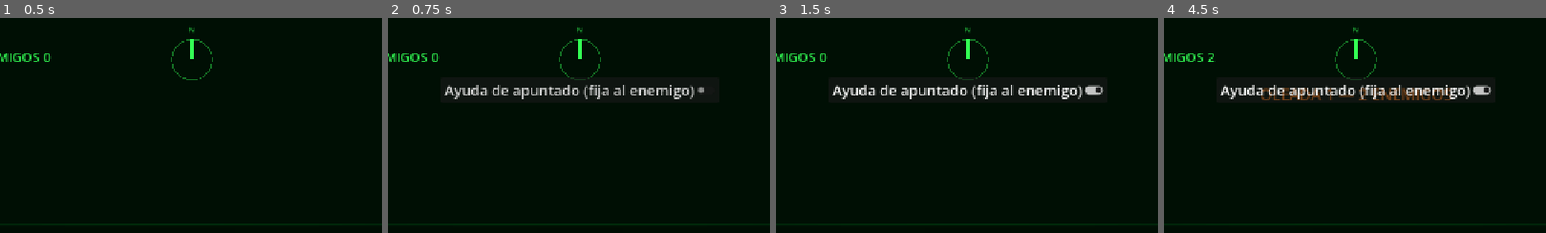
Above: before the commit, frames 1-4 (left to right).
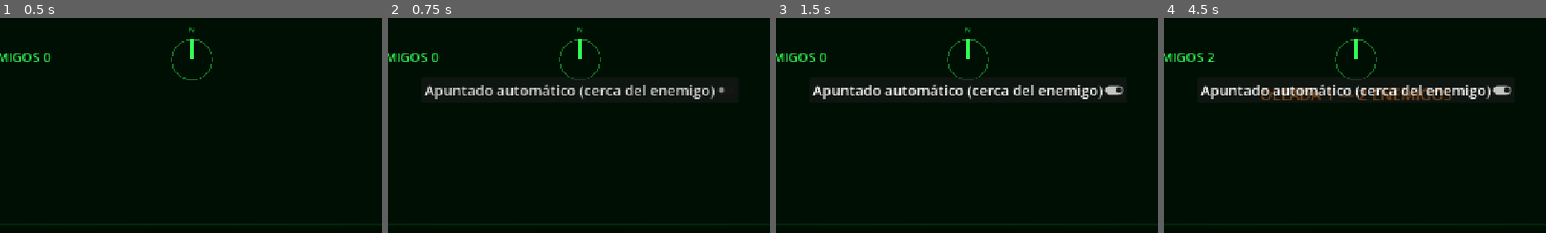
Above: after the commit, the same moments.

Repository: pabloprietorecio-afk/Tank-Ahead
Game: Godot game, scene res://levels/arena.tscn
Same seed, same stepped clock (60 frames per second), same inputs: the game is played once before the commit and once after it.
Inputs (mouse positions are % of the whole screen's width and height, from its top left):
- Up to frame 1 (0.5 s): no input
- Up to frame 2 (0.75 s): click "⚙" at 0.5 s
- Up to frame 3 (1.5 s): click (50, 17) at 1.25 s, where only the run before the commit has a clickable "Ayuda de apuntado (fija al en…"
- Up to frame 4 (4.5 s): click (50, 17) at 2 s, where only the run after the commit has a clickable "Apuntado automático (cerca de…"; click "⚙" at 2.75 s; click "⚙" at 3.5 s; click (50, 17) at 4.25 s, where only the run before the commit has a clickable "Ayuda de apuntado (fija al en…"
The pictures show only the part of the screen within x 25-75%, y 0-50%; the shares and areas given below are measured in that part.

Frame 1 is identical in both runs. In frame 2, 2.4% of the frame differs, in the area x 9-89%, y 30-38%; in frame 3, 2.7%, in the area x 9-91%, y 30-38%; in frame 4, 2.7%.

Commit message:
Radar y apuntado automático más claro
Co-Authored-By: Claude Sonnet 5.5 <noreply@anthropic.com>
Claude-Session: https://claude.ai/code/session_01Fzr3mX8kpwaJpVnrCyTFkb

Diff:
--- a/entities/player/player_input_source.gd
+++ b/entities/player/player_input_source.gd
@@ -3,7 +3,7 @@
 ## Traduce los controles táctiles en órdenes para el tanque.
 ## Incluye la ayuda de apuntado opcional.
 
-const LOCK_CONE: float = deg_to_rad(4.0)
+const LOCK_CONE: float = deg_to_rad(6.0)
 const LOCK_RANGE: float = 140.0
 ## Arrastre (px en un frame) a partir del cual el jugador recupera el control de la torreta.
 const BREAK_LOCK_PIXELS: float = 5.0
--- a/levels/arena.gd
+++ b/levels/arena.gd
@@ -123,6 +123,12 @@
 	_hud.director = _director
 	layer.add_child(_hud)
 
+	var radar := Radar.new()
+	radar.player = _player
+	radar.set_anchors_and_offsets_preset(Control.PRESET_TOP_RIGHT)
+	radar.position = Vector2(get_viewport().get_visible_rect().size.x - 204.0, 110.0)
+	layer.add_child(radar)
+
 	var input_source := PlayerInputSource.new()
 	input_source.tank = _player
 	input_source.touch = touch
--- a/ui/hud/hud.gd
+++ b/ui/hud/hud.gd
@@ -58,7 +58,7 @@
 	var box := VBoxContainer.new()
 	box.add_theme_constant_override("separation", 14)
 	_panel.add_child(box)
-	box.add_child(_make_toggle("Ayuda de apuntado (fija al enemigo)", GameSettings.aim_assist, func(on: bool) -> void:
+	box.add_child(_make_toggle("Apuntado automático (cerca del enemigo)", GameSettings.aim_assist, func(on: bool) -> void:
 		GameSettings.aim_assist = on
 		GameSettings.save()))
 	add_child(_panel)
@@ -122,6 +122,8 @@
 	draw_line(center + Vector2(0.0, 6.0), center + Vector2(0.0, 18.0), reticle, 2.0)
 	if tank == null:
 		return
+	if tank.aim_lock != null:
+		draw_string(ThemeDB.fallback_font, center + Vector2(-52.0, -34.0), "BLANCO FIJADO", HORIZONTAL_ALIGNMENT_LEFT, -1.0, 16, VectorMaterials.ORANGE)
 	# Barra de recarga bajo la retícula
 	var ready_fraction: float = tank.weapon.ready_fraction()
 	var bar_color: Color = green if ready_fraction >= 1.0 else VectorMaterials.ORANGE
--- /dev/null
+++ b/ui/hud/radar.gd
@@ -0,0 +1,52 @@
+class_name Radar
+extends Control
+## Radar circular. Arriba = hacia donde mira la torreta (la vista del jugador).
+## No conoce ningún tipo de enemigo: dibuja todo nodo Node3D del grupo "enemies".
+
+const RADIUS: float = 90.0
+const RANGE: float = 150.0
+const SWEEP_PERIOD: float = 2.5
+
+@export var player: Tank
+
+var _time: float = 0.0
+
+
+func _ready() -> void:
+	mouse_filter = Control.MOUSE_FILTER_IGNORE
+	custom_minimum_size = Vector2.ONE * RADIUS * 2.0 + Vector2(8.0, 8.0)
+	size = custom_minimum_size
+
+
+func _process(delta: float) -> void:
+	_time += delta
+	queue_redraw()
+
+
+func _draw() -> void:
+	var c := Vector2(RADIUS + 4.0, RADIUS + 4.0)
+	var green: Color = VectorMaterials.GREEN
+	draw_circle(c, RADIUS, Color(0.0, 0.12, 0.03, 0.55))
+	draw_arc(c, RADIUS, 0.0, TAU, 48, Color(green, 0.7), 2.0)
+	draw_arc(c, RADIUS * 0.5, 0.0, TAU, 32, Color(green, 0.25), 1.0)
+	draw_line(c + Vector2(-RADIUS, 0.0), c + Vector2(RADIUS, 0.0), Color(green, 0.2), 1.0)
+	draw_line(c + Vector2(0.0, -RADIUS), c + Vector2(0.0, RADIUS), Color(green, 0.2), 1.0)
+	var sweep: float = fmod(_time / SWEEP_PERIOD, 1.0) * TAU
+	draw_line(c, c + Vector2(sin(sweep), -cos(sweep)) * RADIUS, Color(green, 0.35), 2.0)
+	draw_colored_polygon(PackedVector2Array([c + Vector2(0.0, -9.0), c + Vector2(-6.0, 7.0), c + Vector2(6.0, 7.0)]), green)
+	if player == null or player.is_destroyed:
+		return
+	var yaw: float = player.turret_controller.world_yaw
+	var origin: Vector3 = player.global_position
+	for node in get_tree().get_nodes_in_group(&"enemies"):
+		var enemy := node as Node3D
+		if enemy == null:
+			continue
+		var offset: Vector3 = enemy.global_position - origin
+		# Rotamos el desplazamiento para que "arriba" sea el rumbo de la torreta.
+		var local := Vector2(offset.x, offset.z).rotated(yaw)
+		var distance: float = local.length()
+		var out_of_range: bool = distance > RANGE
+		var pos: Vector2 = c + local.limit_length(RANGE) / RANGE * (RADIUS - 6.0)
+		var color: Color = Color(1.0, 0.5, 0.1, 0.5 if out_of_range else 1.0)
+		draw_circle(pos, 4.0 if out_of_range else 6.0, color)
